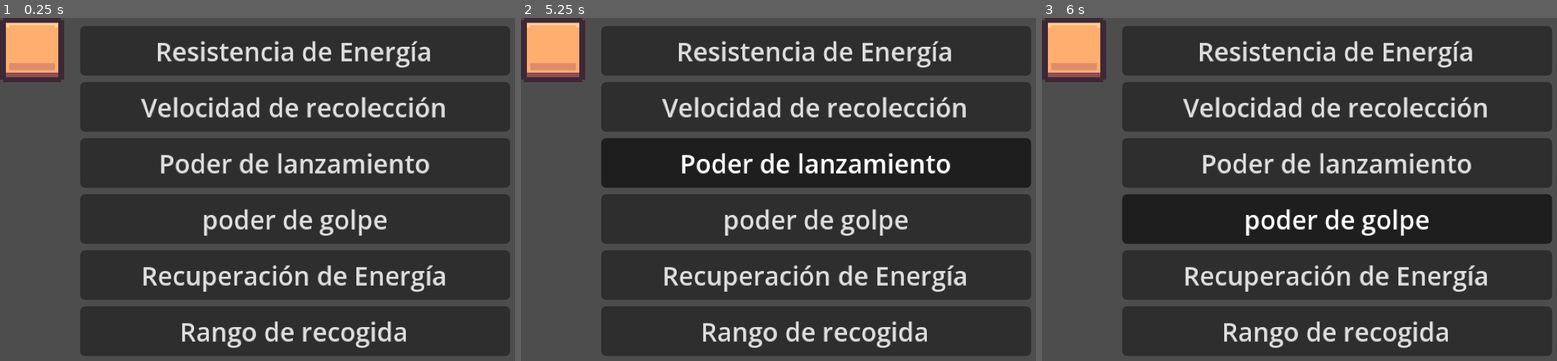
Above: before the commit, frames 1-3 (left to right).
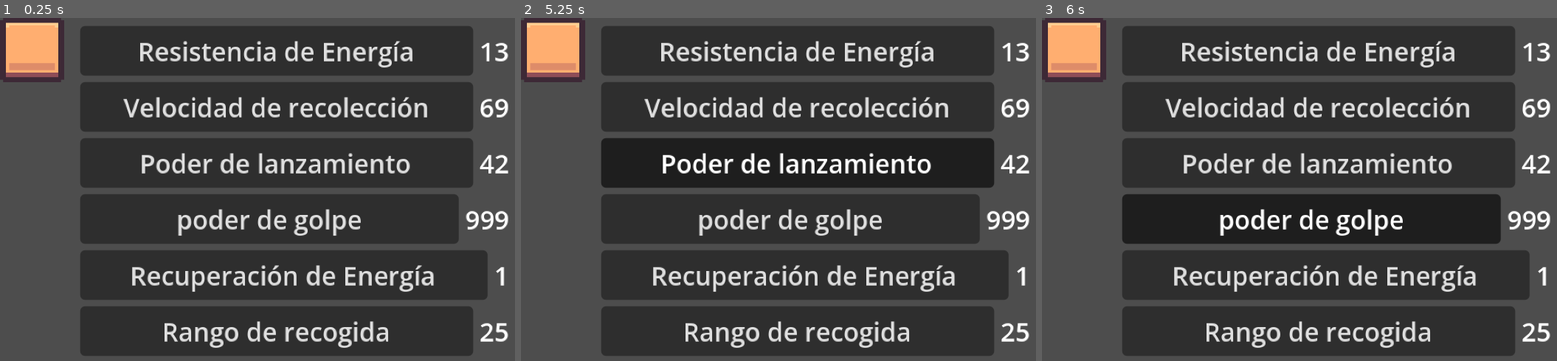
Above: after the commit, the same moments.

Repository: Alexoga9/Basura-Recolector
Game: Godot game, scene res://UI/Tienda/tienda_ui.tscn
The game is run twice, just before and just after one commit, with the same random seed, the same clock (stepped at 60 frames per second) and the same inputs. This scene is started directly instead of the project's main scene.
Inputs (mouse positions are in pixels of both pictures, inside the frame that each line leads up to):
- Up to frame 1 (0.25 s): no input
- Up to frame 2 (5.25 s): click "Resistencia de Energía" at 0.5 s; click "Velocidad de recolección" at 1.25 s; click "Poder de lanzamiento" at 2 s; click "poder de golpe" at 2.75 s; click "Recuperación de Energía" at 3.5 s; click "Rango de recogida" at 4.25 s; tap Enter at 5 s; move the mouse to (948, 172) at 5.02 s; hold D (derecha) from 5.03 s (still down); tap E (Recoger) at 5.1 s; click (948, 172) at 5.17 s
- Up to frame 3 (6 s): tap Space at 5.27, 5.75 s; release D (derecha) at 5.75 s; drag from (1217, 206) to (1309, 261) at 5.77 s

The runs differ from the first frame. In frame 1, 17% of the frame differs, in the area x 23-99%, y 2-99%; in frame 2, 17%; in frame 3, 17%.

Commit message:
Tiendita
Ajustes sencillos
UN chingo de errores aparecen we, a webo hay que arreglar esa wea

Toy poniendo la tienda, falta arreglar el dinero para que funcione bien y tambien la tienda esta mal implementada, no toma los valores invidualmente ni se actualizan

Diff:
--- a/Entidades/Jugador/Jugador.tscn
+++ b/Entidades/Jugador/Jugador.tscn
@@ -145,7 +145,7 @@
 radius = 30.066593
 
 [sub_resource type="CircleShape2D" id="CircleShape2D_1ibpt"]
-radius = 7.071068
+radius = 12.0
 
 [sub_resource type="CircleShape2D" id="CircleShape2D_yyjpx"]
 radius = 44.102154
@@ -206,12 +206,12 @@
 [node name="Loot Collector" type="Area2D" parent="." unique_id=376001421]
 editor_description = "Se encarga de recolectar los objetos  en el mundo.
 "
-visible = false
 collision_layer = 0
 collision_mask = 2
 script = ExtResource("9_6pwru")
 
 [node name="CollisionShape2D" type="CollisionShape2D" parent="Loot Collector" unique_id=643640936]
+position = Vector2(0, 3)
 shape = SubResource("CircleShape2D_1ibpt")
 debug_color = Color(0.2517849, 0.6236958, 0.3297198, 0.41960785)
 
@@ -234,6 +234,7 @@
 script = ExtResource("9_yyjpx")
 
 [node name="CollisionShape2D" type="CollisionShape2D" parent="Recoge BASURA" unique_id=1853582416]
+position = Vector2(0, 3)
 shape = SubResource("CircleShape2D_y6klq")
 
 [connection signal="area_entered" from="LootAtractor" to="LootAtractor" method="_on_area_entered"]
--- a/Escenarios/mundo.tscn
+++ b/Escenarios/mundo.tscn
@@ -5,8 +5,9 @@
 [ext_resource type="PackedScene" uid="uid://e856quj4lvvn" path="res://Entidades/Jugador/Jugador.tscn" id="2_fw4w5"]
 [ext_resource type="PackedScene" uid="uid://cd6lygsc501ww" path="res://Entidades/Loot/Loot.tscn" id="3_tgroa"]
 [ext_resource type="Resource" uid="uid://dmky67t6umj3u" path="res://Entidades/Loot/loots/rs_piedra.tres" id="4_2fd2i"]
-[ext_resource type="Resource" uid="uid://5k76mbciamak" path="res://Entidades/Loot/loots/re_madera.tres" id="5_ofho3"]
 [ext_resource type="PackedScene" uid="uid://boa7rlwdurt22" path="res://Entidades/Basura/Basura.tscn" id="6_2fd2i"]
+[ext_resource type="PackedScene" uid="uid://bujsrbbq0elhi" path="res://Entidades/Tienda/tienda.tscn" id="8_8njad"]
+[ext_resource type="PackedScene" uid="uid://b8u0pprb4t2sj" path="res://Entidades/Trituradora/trituradora.tscn" id="8_u72it"]
 
 [node name="Mundo" type="Node" unique_id=283243708]
 
@@ -28,7 +29,6 @@
 
 [node name="Loot6" parent="Node" unique_id=919298538 instance=ExtResource("3_tgroa")]
 position = Vector2(630, 295)
-data = ExtResource("5_ofho3")
 
 [node name="Loot" parent="Node" unique_id=1883567907 instance=ExtResource("3_tgroa")]
 position = Vector2(535, 308)
@@ -36,7 +36,6 @@
 
 [node name="Loot3" parent="Node" unique_id=1841113591 instance=ExtResource("3_tgroa")]
 position = Vector2(584, 277)
-data = ExtResource("5_ofho3")
 
 [node name="Loot2" parent="Node" unique_id=1091806052 instance=ExtResource("6_2fd2i")]
 position = Vector2(664, 326)
@@ -47,3 +46,9 @@
 [node name="CanvasLayer" type="CanvasLayer" parent="." unique_id=2010886703]
 
 [node name="Control" parent="CanvasLayer" unique_id=615073819 instance=ExtResource("1_vttfp")]
+
+[node name="Trituradora" parent="." unique_id=578851082 instance=ExtResource("8_u72it")]
+position = Vector2(577, 239)
+
+[node name="Tienda" parent="Trituradora" unique_id=1450673076 instance=ExtResource("8_8njad")]
+position = Vector2(89, -1)
--- a/UI/Tienda/tienda_ui.gd
+++ b/UI/Tienda/tienda_ui.gd
@@ -7,20 +7,36 @@
 @export var precio_recuperacion: int
 @export var precio_rango: int
 
+@onready var label_resistencia_de_energía = %"Label Resistencia de Energía"
+@onready var label_velocidad_de_recolección = %"Label Velocidad de recolección"
+@onready var label_poder_de_lanzamiento = %"Label Poder de lanzamiento"
+@onready var label_poder_de_golpe = %"Label Poder de golpe"
+@onready var label_recuperación_de_energía = %"Label Recuperación de Energía"
+@onready var label_rango_de_recogida = %"Label Rango de recogida"
+
 
 # Called when the node enters the scene tree for the first time.
 func _ready():
-	pass # Replace with function body.
+	settear_precios()
 
 
-# Called every frame. 'delta' is the elapsed time since the previous frame.
-func _process(delta):
-	pass
+func settear_precios():
+	label_resistencia_de_energía.text = str(precio_resistencia)
+	label_velocidad_de_recolección.text = str(precio_velocidadRecogida)
+	label_poder_de_lanzamiento.text = str(precio_lanzamiento)
+	label_poder_de_golpe.text = str(precio_poderGolpe)
+	label_recuperación_de_energía.text = str(precio_recuperacion)
+	label_rango_de_recogida.text = str(precio_rango)
 
 
 func verificar_precio(precio:int):
+	Inventario.modify_wallet_value(precio)
+	precio *= 1.4
+	settear_precios()
 	if Dinero.dinero >= precio:
-		pass
+		Inventario.modify_wallet_value(precio)
+		precio *= 1.4
+		settear_precios()
 
 
 func _on_resistencia_de_energía_pressed():
--- a/UI/Tienda/tienda_ui.tscn
+++ b/UI/Tienda/tienda_ui.tscn
@@ -10,6 +10,12 @@
 grow_horizontal = 2
 grow_vertical = 2
 script = ExtResource("1_w7g51")
+precio_resistencia = 13
+precio_velocidadRecogida = 69
+precio_lanzamiento = 42
+precio_poderGolpe = 999
+precio_recuperacion = 1
+precio_rango = 25
 
 [node name="MarginContainer" type="MarginContainer" parent="." unique_id=511161932]
 layout_mode = 1
@@ -26,39 +32,99 @@
 [node name="VBoxContainer" type="VBoxContainer" parent="MarginContainer" unique_id=928642992]
 layout_mode = 2
 
-[node name="Resistencia de Energía" type="Button" parent="MarginContainer/VBoxContainer" unique_id=2129672191]
+[node name="HBoxContainer" type="HBoxContainer" parent="MarginContainer/VBoxContainer" unique_id=378374443]
 layout_mode = 2
+
+[node name="Resistencia de Energía" type="Button" parent="MarginContainer/VBoxContainer/HBoxContainer" unique_id=2129672191]
+layout_mode = 2
+size_flags_horizontal = 3
 size_flags_vertical = 3
 text = "Resistencia de Energía"
 
-[node name="Velocidad de recolección" type="Button" parent="MarginContainer/VBoxContainer" unique_id=2036280940]
+[node name="Label Resistencia de Energía" type="Label" parent="MarginContainer/VBoxContainer/HBoxContainer" unique_id=1862479907]
+unique_name_in_owner = true
 layout_mode = 2
+size_flags_horizontal = 4
+text = "100"
+
+[node name="HBoxContainer2" type="HBoxContainer" parent="MarginContainer/VBoxContainer" unique_id=2065939879]
+layout_mode = 2
+
+[node name="Velocidad de recolección" type="Button" parent="MarginContainer/VBoxContainer/HBoxContainer2" unique_id=2036280940]
+layout_mode = 2
+size_flags_horizontal = 3
 size_flags_vertical = 3
 text = "Velocidad de recolección"
 
-[node name="Poder de lanzamiento" type="Button" parent="MarginContainer/VBoxContainer" unique_id=1658290193]
+[node name="Label Velocidad de recolección" type="Label" parent="MarginContainer/VBoxContainer/HBoxContainer2" unique_id=1206821139]
+unique_name_in_owner = true
 layout_mode = 2
+size_flags_horizontal = 4
+text = "100"
+
+[node name="HBoxContainer3" type="HBoxContainer" parent="MarginContainer/VBoxContainer" unique_id=1917337587]
+layout_mode = 2
+
+[node name="Poder de lanzamiento" type="Button" parent="MarginContainer/VBoxContainer/HBoxContainer3" unique_id=1658290193]
+layout_mode = 2
+size_flags_horizontal = 3
 size_flags_vertical = 3
 text = "Poder de lanzamiento"
 
-[node name="Poder de golpe" type="Button" parent="MarginContainer/VBoxContainer" unique_id=78415026]
+[node name="Label Poder de lanzamiento" type="Label" parent="MarginContainer/VBoxContainer/HBoxContainer3" unique_id=486576024]
+unique_name_in_owner = true
 layout_mode = 2
+size_flags_horizontal = 4
+text = "100"
+
+[node name="HBoxContainer4" type="HBoxContainer" parent="MarginContainer/VBoxContainer" unique_id=713976343]
+layout_mode = 2
+
+[node name="Poder de golpe" type="Button" parent="MarginContainer/VBoxContainer/HBoxContainer4" unique_id=78415026]
+layout_mode = 2
+size_flags_horizontal = 3
 size_flags_vertical = 3
 text = "poder de golpe"
 
-[node name="Recuperación de Energía" type="Button" parent="MarginContainer/VBoxContainer" unique_id=616082626]
+[node name="Label Poder de golpe" type="Label" parent="MarginContainer/VBoxContainer/HBoxContainer4" unique_id=1091890163]
+unique_name_in_owner = true
 layout_mode = 2
+size_flags_horizontal = 4
+text = "100"
+
+[node name="HBoxContainer5" type="HBoxContainer" parent="MarginContainer/VBoxContainer" unique_id=1335501923]
+layout_mode = 2
+
+[node name="Recuperación de Energía" type="Button" parent="MarginContainer/VBoxContainer/HBoxContainer5" unique_id=616082626]
+layout_mode = 2
+size_flags_horizontal = 3
 size_flags_vertical = 3
 text = "Recuperación de Energía"
 
-[node name="Rango de recogida" type="Button" parent="MarginContainer/VBoxContainer" unique_id=2094145845]
+[node name="Label Recuperación de Energía" type="Label" parent="MarginContainer/VBoxContainer/HBoxContainer5" unique_id=1267596939]
+unique_name_in_owner = true
 layout_mode = 2
+size_flags_horizontal = 4
+text = "100"
+
+[node name="HBoxContainer6" type="HBoxContainer" parent="MarginContainer/VBoxContainer" unique_id=2111069444]
+layout_mode = 2
+
+[node name="Rango de recogida" type="Button" parent="MarginContainer/VBoxContainer/HBoxContainer6" unique_id=2094145845]
+layout_mode = 2
+size_flags_horizontal = 3
 size_flags_vertical = 3
 text = "Rango de recogida"
 
-[connection signal="pressed" from="MarginContainer/VBoxContainer/Resistencia de Energía" to="." method="_on_resistencia_de_energía_pressed"]
-[connection signal="pressed" from="MarginContainer/VBoxContainer/Velocidad de recolección" to="." method="_on_velocidad_de_recolección_pressed"]
-[connection signal="pressed" from="MarginContainer/VBoxContainer/Poder de lanzamiento" to="." method="_on_poder_de_lanzamiento_pressed"]
-[connection signal="pressed" from="MarginContainer/VBoxContainer/Poder de golpe" to="." method="_on_poder_de_golpe_pressed"]
-[connection signal="pressed" from="MarginContainer/VBoxContainer/Recuperación de Energía" to="." method="_on_recuperación_de_energía_pressed"]
-[connection signal="pressed" from="MarginContainer/VBoxContainer/Rango de recogida" to="." method="_on_rango_de_recogida_pressed"]
+[node name="Label Rango de recogida" type="Label" parent="MarginContainer/VBoxContainer/HBoxContainer6" unique_id=1019759324]
+unique_name_in_owner = true
+layout_mode = 2
+size_flags_horizontal = 4
+text = "100"
+
+[connection signal="pressed" from="MarginContainer/VBoxContainer/HBoxContainer/Resistencia de Energía" to="." method="_on_resistencia_de_energía_pressed"]
+[connection signal="pressed" from="MarginContainer/VBoxContainer/HBoxContainer2/Velocidad de recolección" to="." method="_on_velocidad_de_recolección_pressed"]
+[connection signal="pressed" from="MarginContainer/VBoxContainer/HBoxContainer3/Poder de lanzamiento" to="." method="_on_poder_de_lanzamiento_pressed"]
+[connection signal="pressed" from="MarginContainer/VBoxContainer/HBoxContainer4/Poder de golpe" to="." method="_on_poder_de_golpe_pressed"]
+[connection signal="pressed" from="MarginContainer/VBoxContainer/HBoxContainer5/Recuperación de Energía" to="." method="_on_recuperación_de_energía_pressed"]
+[connection signal="pressed" from="MarginContainer/VBoxContainer/HBoxContainer6/Rango de recogida" to="." method="_on_rango_de_recogida_pressed"]
Not shown, changed: Assets/Inventario/Moneda.png.import
